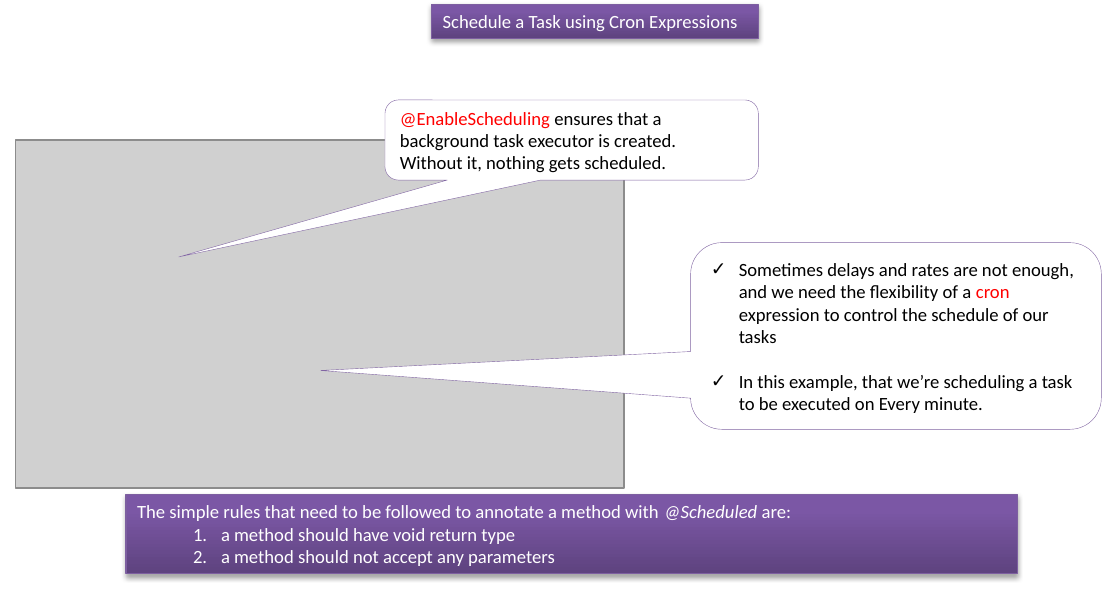
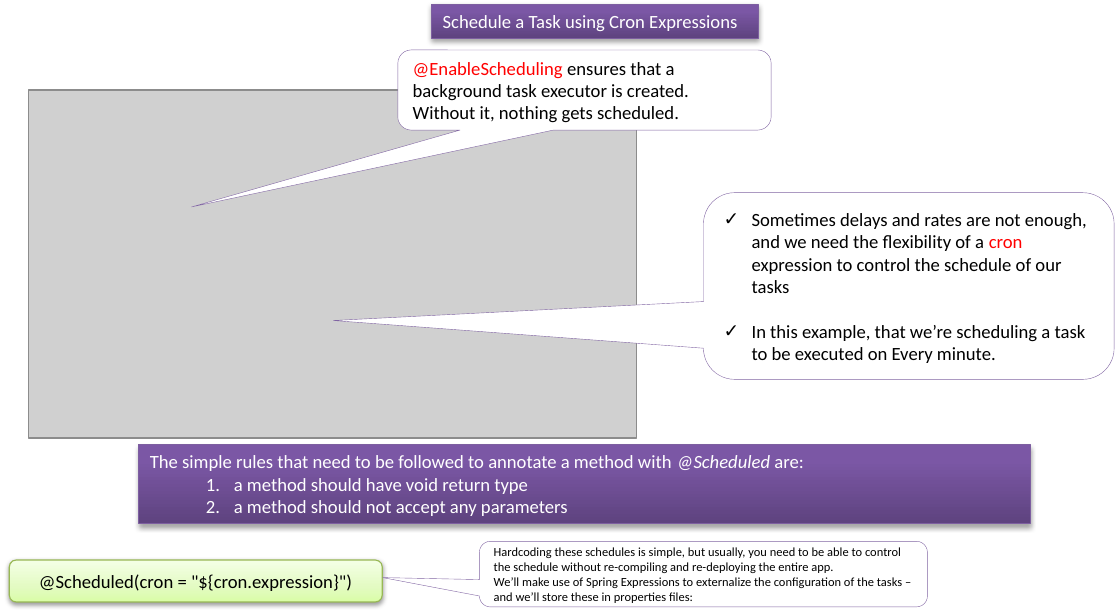
Before and after one commit to ramram43210/javaee, a slide deck: slide 1 of Later/Spring/13_Scheduler/4/Schedule a Task using Cron Expressions.pptx. Drawn at 1120x616 pixels with LibreOffice and Linux fonts; fonts in the diff are those of the drawing; grey boxes stand for pictures. Boxes give left, top, right and bottom in pixels: in the first picture for what was removed or moved away, otherwise in the second. Text is boxed around its words. In the diff, an @@ line names an element or a change of style, - is before the commit and + after.

```diff
--- a/Later/Spring/13_Scheduler/4/Schedule a Task using Cron Expressions.pptx
+++ b/Later/Spring/13_Scheduler/4/Schedule a Task using Cron Expressions.pptx
@@ rounded speech box "@EnableScheduling ensures that a background ...": place and size @@
-rounded speech box "@EnableScheduling ensures that a background ..." at (385, 100, 758, 180)
+rounded speech box "@EnableScheduling ensures that a background ..." at (398, 50, 771, 131)
@@ picture: place and size @@
-picture at (16, 140, 624, 488)
+picture at (28, 90, 636, 438)
@@ rounded speech box "Sometimes delays and rates are ...": place and size @@
-rounded speech box "Sometimes delays and rates are ..." at (691, 243, 1102, 430)
+rounded speech box "Sometimes delays and rates are ..." at (703, 193, 1114, 380)
@@ rectangle "The simple rules that need ...": place and size @@
-rectangle "The simple rules that need ..." at (125, 495, 1017, 575)
+rectangle "The simple rules that need ..." at (139, 445, 1030, 524)
@@ rounded rectangle added at (9, 560, 382, 603), fill gradient #DAFDA7 to #E4FCC2 to #F5FFE7, outline #98B955 0.75 pt, 12 pt, text #000000 @@
+@Scheduled(cron = "${cron.expression}")
@@ rounded speech box added at (479, 541, 927, 607), fill #FFFFFF, outline #8064A2 0.25 pt, 8 pt, text #000000 @@
+Hardcoding these schedules is simple, but usually, you need to be able to control the schedule without re-compiling and re-deploying the entire app.
+We’ll make use of Spring Expressions to externalize the configuration of the tasks – and we’ll store these in properties files:
```
Also in this commit, not shown: 4 other files.
